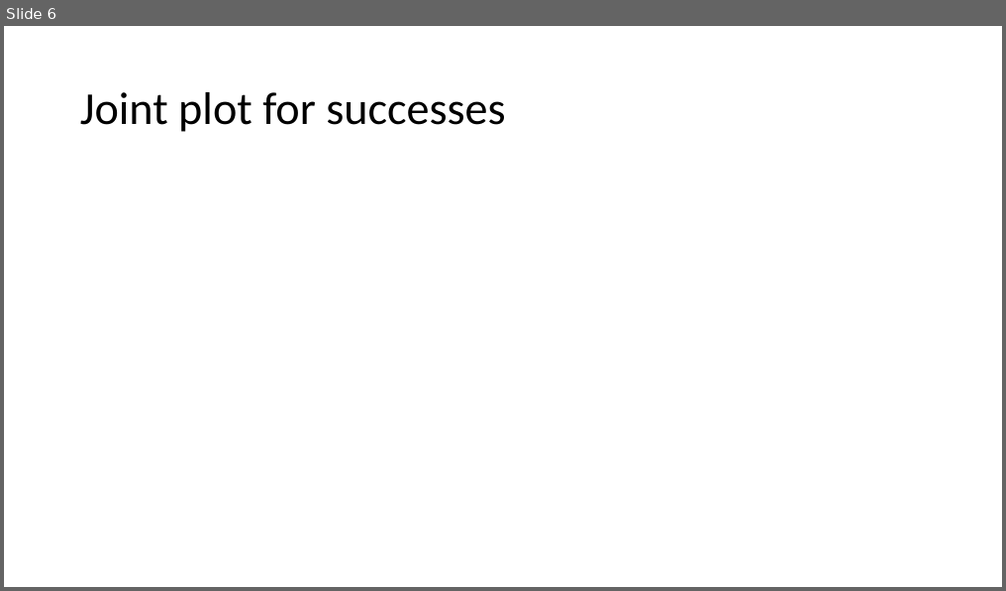
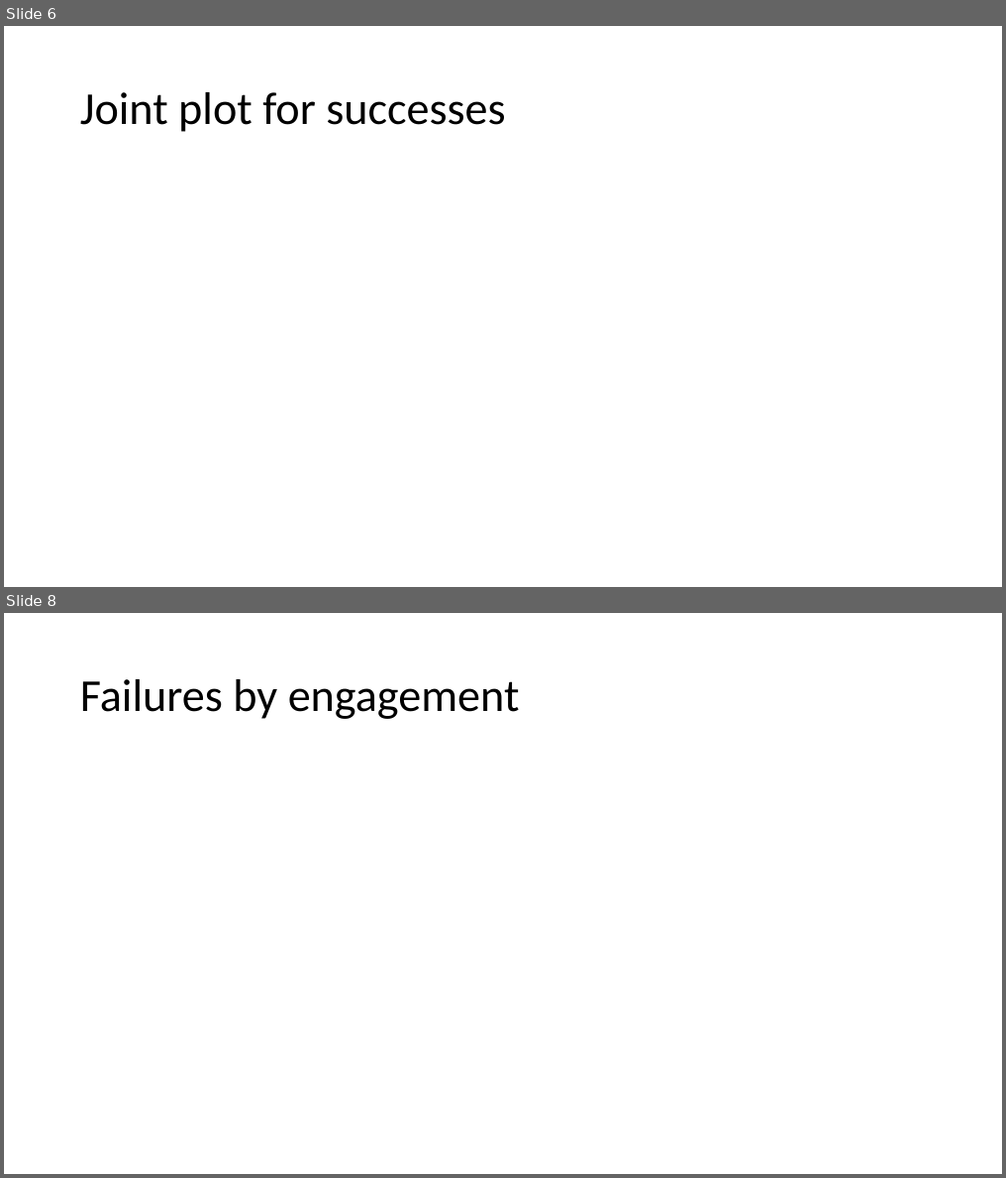
Before and after one commit to kgreengrass/fictional-happiness, a slide deck: Page 1.pptx. Shown one above the other, each under a label of ours: slide 6 before the commit, slides 6 and 8 after it; the slides between them are not shown. The pictures are 1006x591 and 1006x1178 pixels, drawn with LibreOffice and Linux fonts; fonts in the diff are those of the drawing. Boxes give left, top, right and bottom in pixels: in the first picture for what was removed or moved away, otherwise in the second. Text is boxed around its words. In the diff, an @@ line names an element or a change of style, - is before the commit and + after.

Commit message:
failures goal amounts analysis

```diff
--- a/Page 1.pptx
+++ b/Page 1.pptx
@@ slide 8 added at (4,613,1002,1174), background #FFFFFF @@
@@ title added at (80,679,520,719), 44 pt, text #000000 @@
+Failures by engagement
```
Also in this commit, not shown: 4 other slides added, 1 slide removed, 3 other files.
